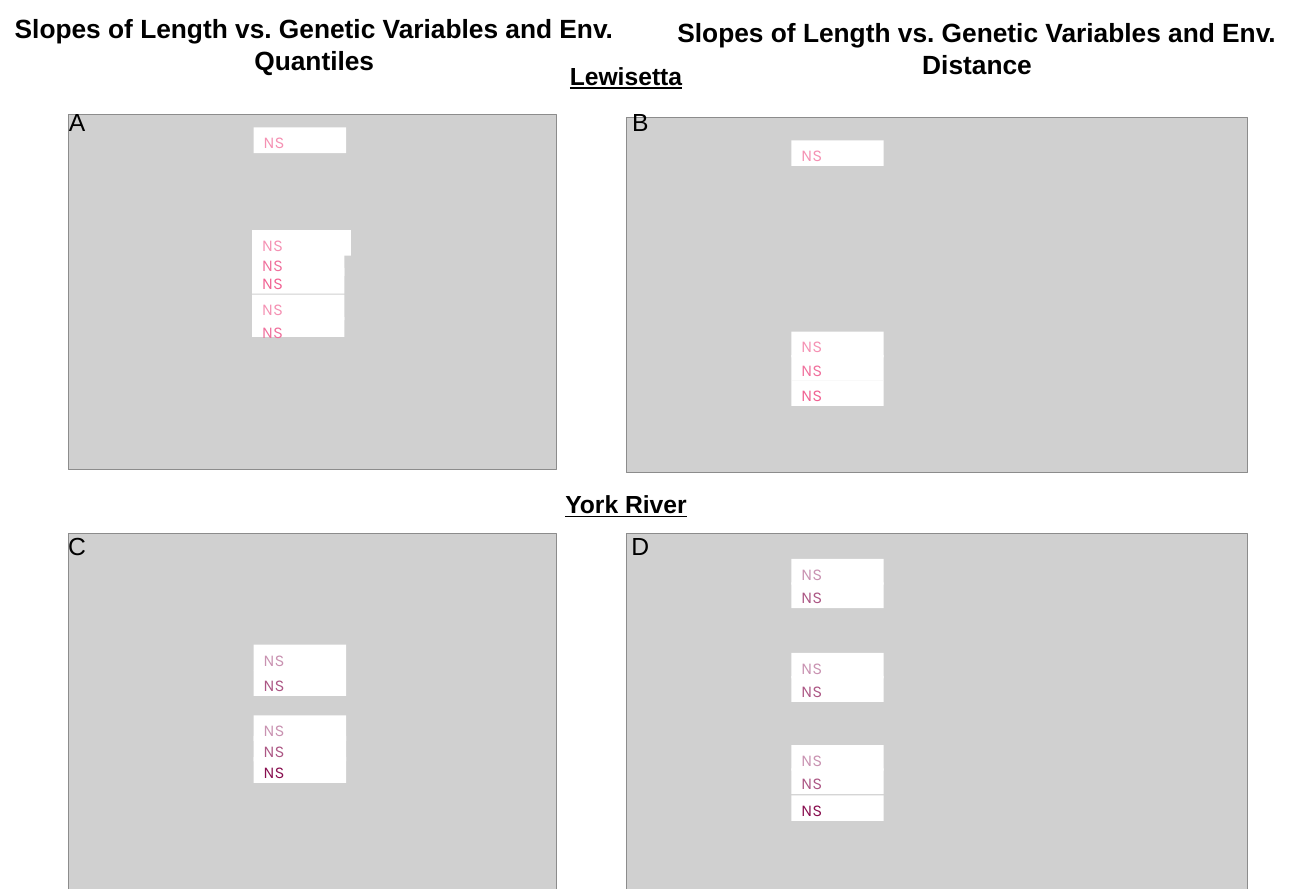
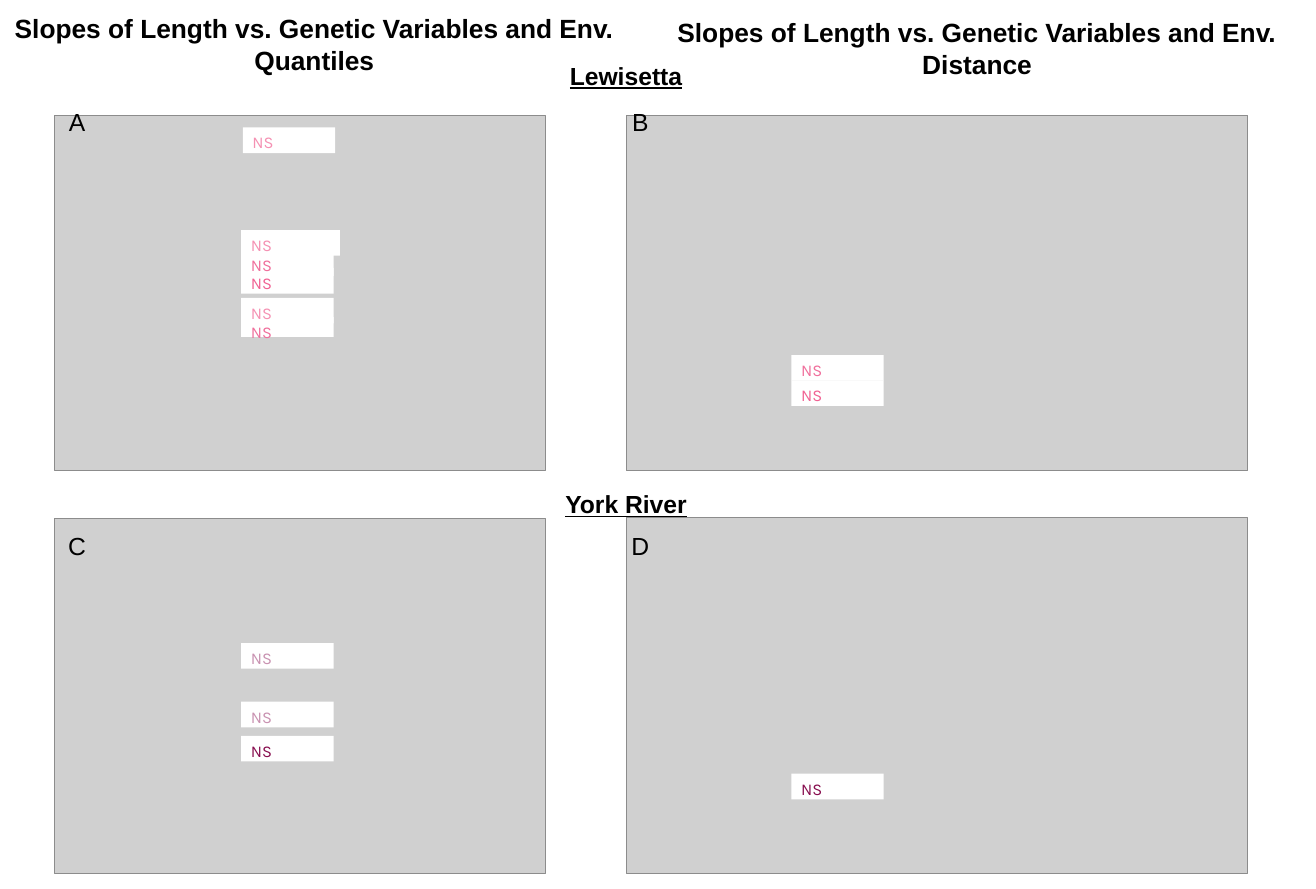
Before and after one commit to DrK-Lo/MVP-H2F-HatcheryField, a slide deck: slide 1 of figures/parent_effects_H2F/Q2_Length_Slopes.pptx. Drawn at 1316x889 pixels with LibreOffice and Linux fonts; fonts in the diff are those of the drawing; grey boxes stand for pictures. Boxes give left, top, right and bottom in pixels: in the first picture for what was removed or moved away, otherwise in the second. Text is boxed around its words. In the diff, an @@ line names an element or a change of style, - is before the commit and + after.

```diff
--- a/figures/parent_effects_H2F/Q2_Length_Slopes.pptx
+++ b/figures/parent_effects_H2F/Q2_Length_Slopes.pptx
@@ picture: place and size @@
-picture at (68,115,556,470)
+picture at (54,116,545,471)
@@ rectangle removed at (792,140,885,166) @@
-NS
@@ 4 rectangles, 1 text: place and size @@
-4 rectangles, 1 text at (252,127,350,337)
+4 rectangles, 1 text at (241,127,340,337)
@@ rectangle "NS": place and size @@
-rectangle "NS" at (262,304,283,315)
+rectangle "NS" at (241,298,334,324)
@@ rectangle "NS": place and size @@
-rectangle "NS" at (801,365,822,376)
+rectangle "NS" at (792,354,885,380)
@@ rectangle removed at (792,332,885,357) @@
-NS
@@ picture: place and size @@
-picture at (68,534,556,889)
+picture at (54,518,545,874)
@@ picture: place and size @@
-picture at (626,534,1248,889)
+picture at (626,517,1248,873)
@@ rectangle removed at (792,559,885,584) @@
-NS
@@ rectangle removed at (792,582,885,608) @@
-NS
@@ rectangle "NS": place and size @@
-rectangle "NS" at (254,645,347,670)
+rectangle "NS" at (241,643,334,668)
@@ rectangle removed at (792,653,885,678) @@
-NS
@@ rectangle removed at (254,670,347,696) @@
-NS
@@ rectangle removed at (792,676,885,702) @@
-NS
@@ rectangle "NS": place and size @@
-rectangle "NS" at (254,715,347,740)
+rectangle "NS" at (241,701,334,727)
@@ rectangle "NS": place and size @@
-rectangle "NS" at (254,757,347,783)
+rectangle "NS" at (241,735,334,761)
@@ text removed at (263,725,284,736) @@
-NS
@@ rectangle removed at (792,744,885,770) @@
-NS
@@ rectangle "NS": place and size @@
-rectangle "NS" at (792,795,885,820)
+rectangle "NS" at (792,773,885,799)
@@ text removed at (801,778,822,789) @@
-NS
```
Also in this commit, not shown: 33 other files.
